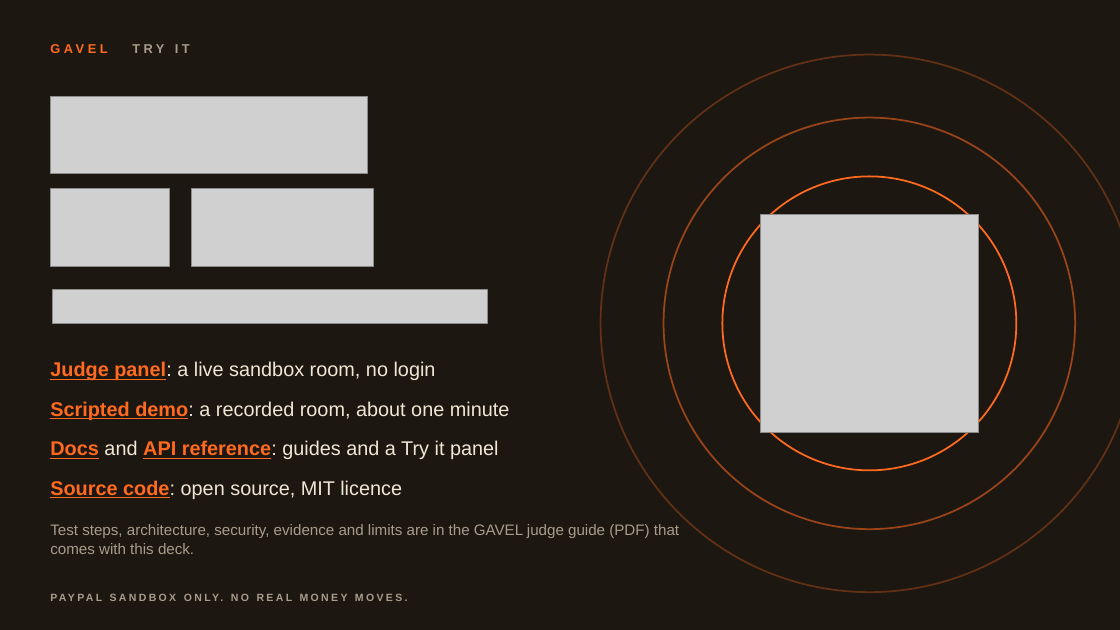
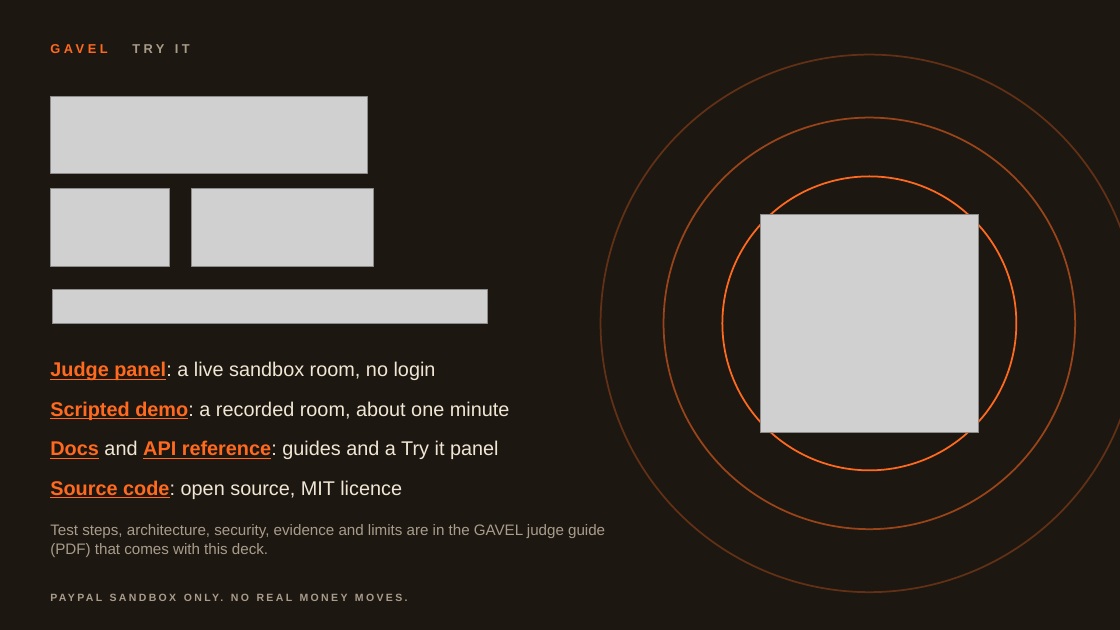
Before and after one commit to harshbhx/gavel-auction, a slide deck: slide 14 of brand/devpost/judges/GAVEL-judge-deck.pptx. Drawn at 1120x630 pixels with LibreOffice and Linux fonts; fonts in the diff are those of the drawing; grey boxes stand for pictures. Boxes give left, top, right and bottom in pixels: in the first picture for what was removed or moved away, otherwise in the second. Text is boxed around its words. In the diff, an @@ line names an element or a change of style, - is before the commit and + after.

Commit message:
docs(docs): judge deck close slide spacing and proof wording in README

```diff
--- a/brand/devpost/judges/GAVEL-judge-deck.pptx
+++ b/brand/devpost/judges/GAVEL-judge-deck.pptx
@@ text "Test steps, architecture, security, evidence ..." rewrapped from <box>50,524,679,554</box> to <box>50,524,605,557</box> @@
```
Also in this commit, not shown: 2 other files.
